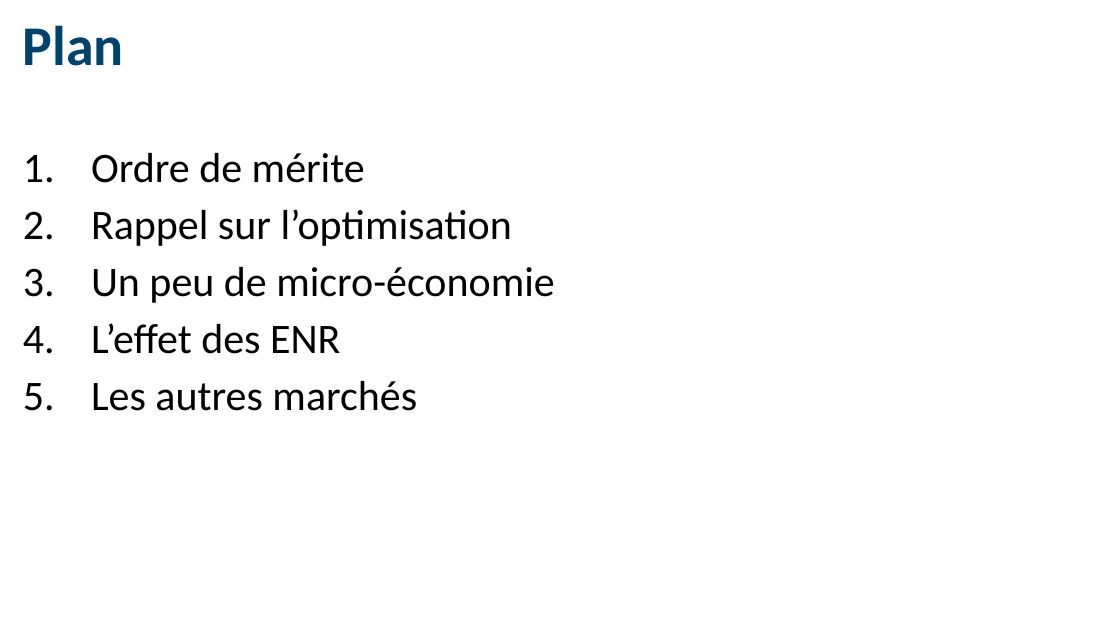
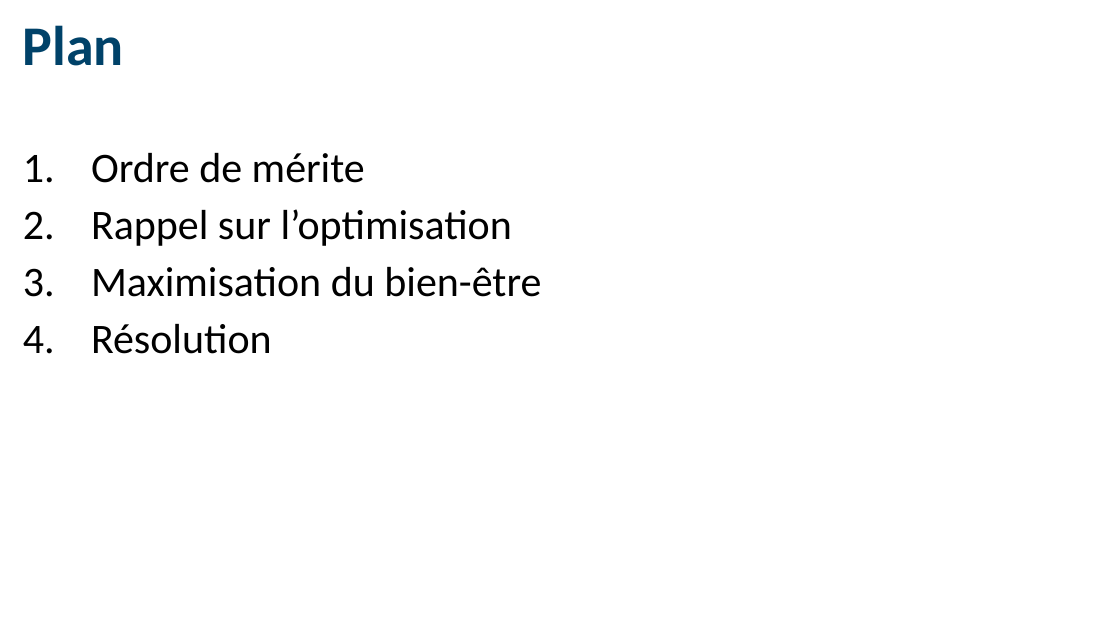
Before and after one commit to M-Berthelin/energy_mod_ISEL_MIX5, a slide deck: slide 2 of slides/4_Market.pptx. Drawn at 1120x630 pixels with LibreOffice and Linux fonts; fonts in the diff are those of the drawing. Boxes give left, top, right and bottom in pixels: in the first picture for what was removed or moved away, otherwise in the second. Text is boxed around its words. In the diff, an @@ line names an element or a change of style, - is before the commit and + after.

```diff
--- a/slides/4_Market.pptx
+++ b/slides/4_Market.pptx
@@ text at box(91, 267, 541, 354): text changed @@
-3. Un peu de micro-économie
-4. L’effet des ENR
-5. Les autres marchés
+3. Maximisation du bien-être
+4. Résolution
```
Also in this commit, not shown: 6 other slides changed, 1 slide added, 1 slide removed, 1 other file.
